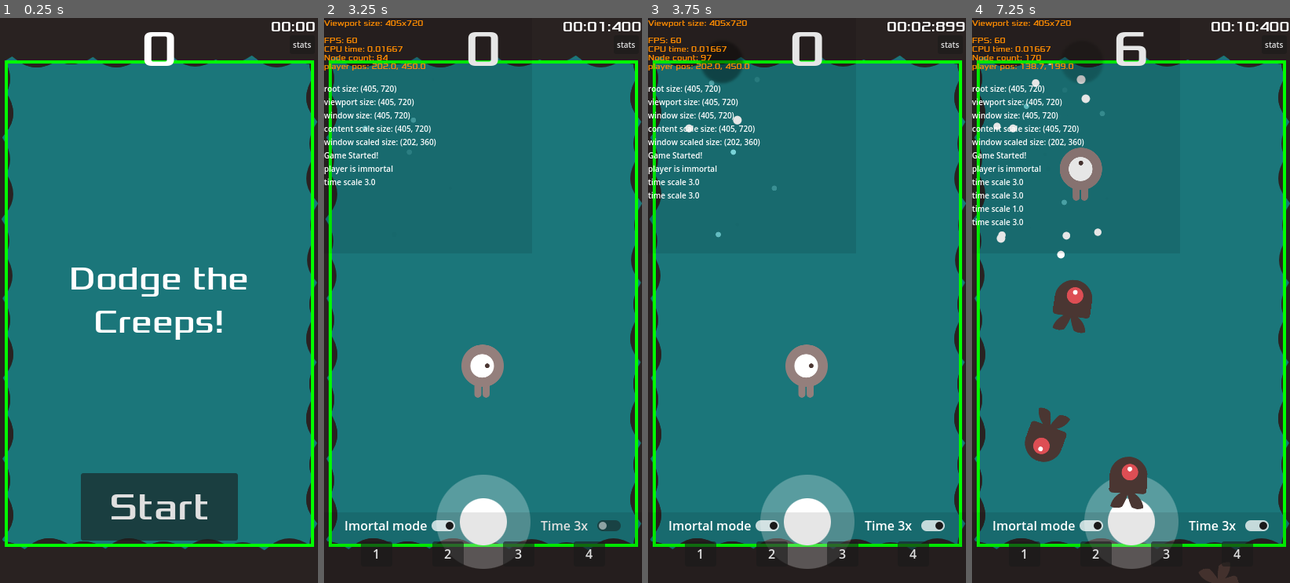
Above: before the commit, frames 1-4 (left to right).
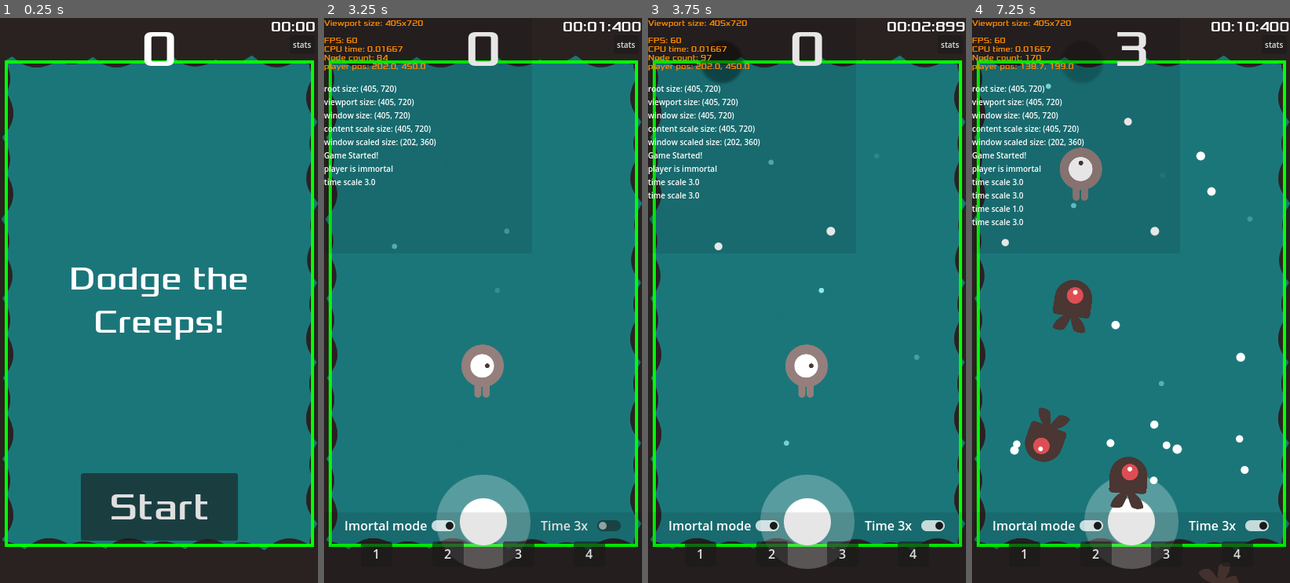
Above: after the commit, the same moments.

Repository: azevedoruan/DodgeTheCreeps
Game: Godot game, scene res://scenes/Main.tscn
The game is run twice, just before and just after one commit, with the same random seed, the same clock (stepped at 60 frames per second) and the same inputs.
Inputs (mouse positions are in pixels of both pictures, inside the frame that each line leads up to):
- Up to frame 1 (0.25 s): no input
- Up to frame 2 (3.25 s): click "Start" at 0.5 s; click "stats" at 1.25 s; click "Imortal mode" at 2 s; move the mouse to (552, 272) at 2.77 s; hold Right (move_right) from 2.78 s (still down); tap T (time_scale) at 2.85 s; click (552, 272) at 2.92 s
- Up to frame 3 (3.75 s): release Right (move_right) at 3.5 s; click "Time 3x" at 3.5 s
- Up to frame 4 (7.25 s): drag from (1067, 328) to (1013, 131) at 4.27 s; move the mouse to (1162, 176) at 5.02 s; hold Right (move_right) 5.03-5.75 s; tap T (time_scale) at 5.1, 6.6 s; drag from (1115, 413) to (1061, 119) at 5.77 s; move the mouse to (1226, 385) at 6.52 s; hold Left (move_left) from 6.53 s (still down)

Frame 1 is identical in both runs. In frame 2, less than 0.1% of the frame differs, in the area x 12-59%, y 17-41%; in frame 3, 0.2%; in frame 4, 1.1%, in the area x 6-89%, y 2-83%.

Commit message:
gameplay container - ajustes na área dos bubbles

Diff:
--- a/scripts/bubble_handler.gd
+++ b/scripts/bubble_handler.gd
@@ -6,6 +6,7 @@
 const START_TIME: float = 0.4
 const BUBBLE_MAX_COUNT: int = 100
 const BUBBLE: PackedScene = preload("res://scenes/bubble_traditional.tscn")
+const OFFSET_BUBBLES_AREA: float = 30.0
 
 var _bubble_count: int = 0
 var _invisible_bubbles: Array[BubbleTraditional]
@@ -43,8 +44,8 @@
 
 	# define a posição
 	instance.position = Vector2(
-		randf_range(30.0, MyUtility.get_window_scaled().x - 30.0),
-		randf_range(30.0, MyUtility.get_window_scaled().y - 30.0)
+		randf_range(GameplayContainerServiceNode.begin.x + OFFSET_BUBBLES_AREA, GameplayContainerServiceNode.end.x - OFFSET_BUBBLES_AREA),
+		randf_range(GameplayContainerServiceNode.begin.y + OFFSET_BUBBLES_AREA, GameplayContainerServiceNode.end.y - OFFSET_BUBBLES_AREA)
 	)
 
 	if instance.get_parent() == null:
